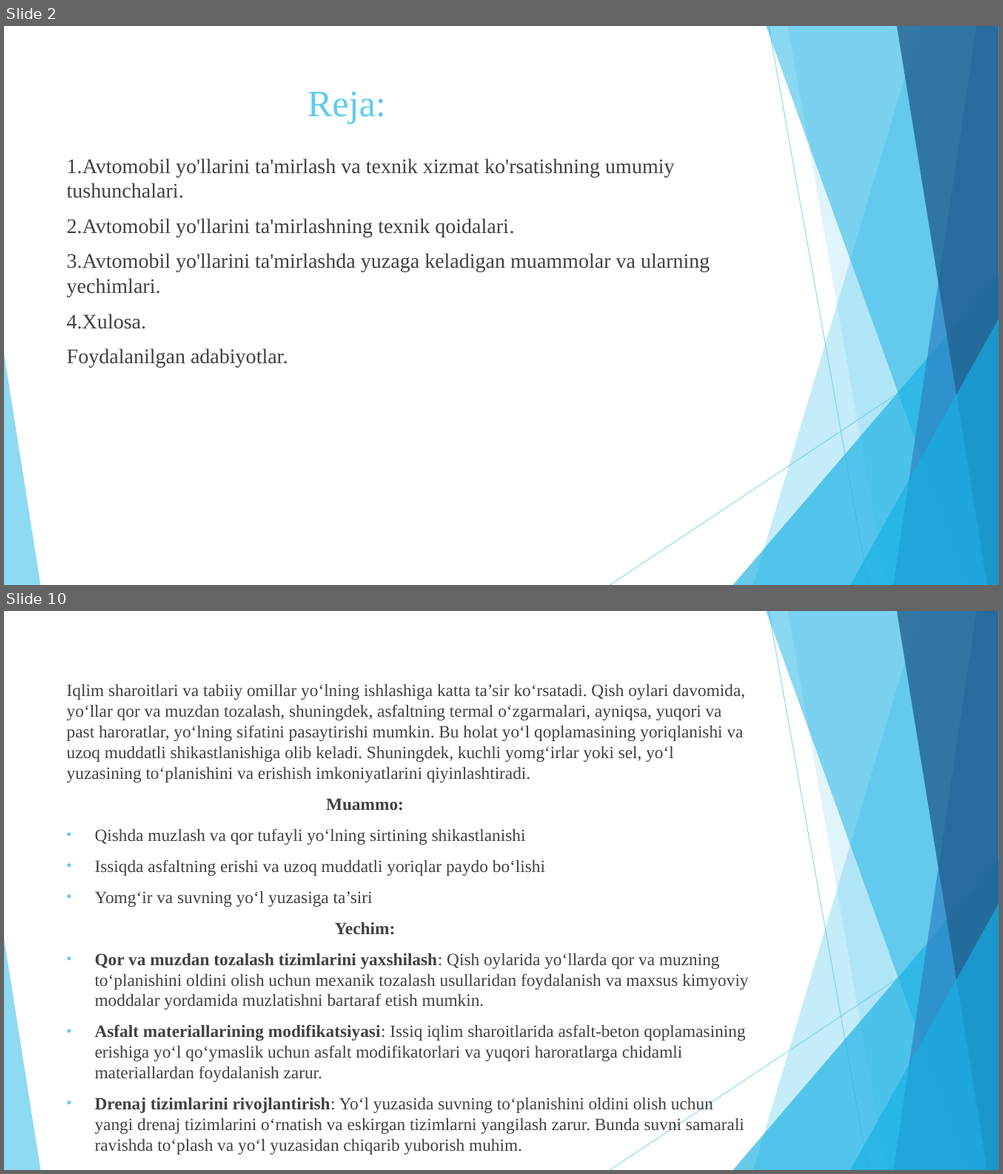
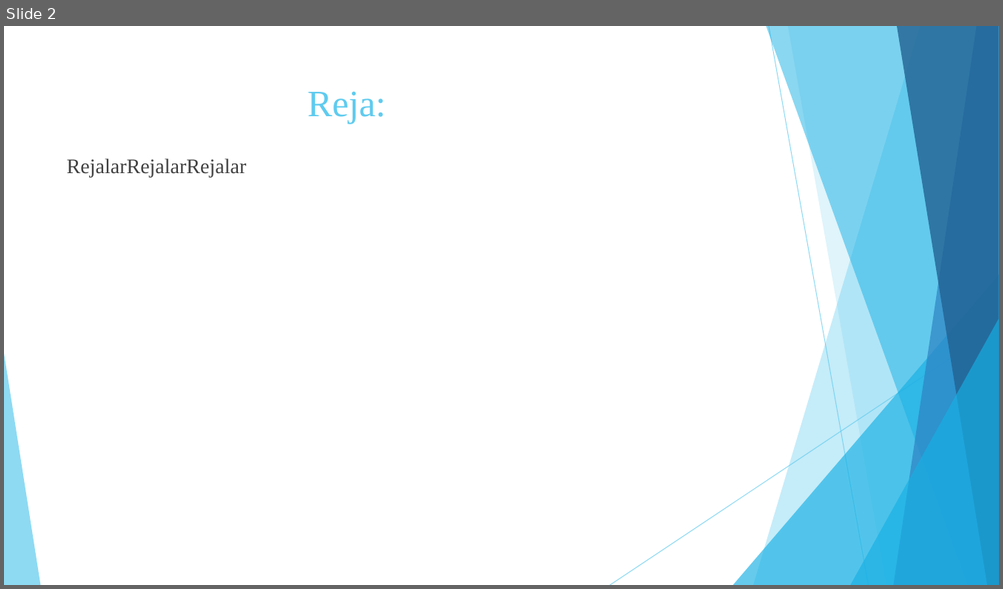
Before and after one commit to AmirjonKarimov2007/ai_bot, a slide deck: bot/slaydlar/shablon_1.pptx. Shown one above the other, each under a label of ours: slides 2 and 10 before the commit, slide 2 after it; the slides between them are not shown. The pictures are 1003x1174 and 1003x589 pixels, drawn with LibreOffice and Linux fonts; fonts in the diff are those of the drawing. Boxes give left, top, right and bottom in pixels: in the first picture for what was removed or moved away, otherwise in the second. Text is boxed around its words. In the diff, an @@ line names an element or a change of style, - is before the commit and + after.

```diff
--- a/bot/slaydlar/shablon_1.pptx
+++ b/bot/slaydlar/shablon_1.pptx
@@ slide 10 removed at [4, 611, 999, 1170], background #FFFFFF; not listed: 10 template elements that a slide beside it also shows @@
@@ text removed at [67, 684, 748, 1155] @@
-Iqlim sharoitlari va tabiiy omillar yo‘lning ishlashiga katta ta’sir ko‘rsatadi. Qish oylari davomida, yo‘llar qor va muzdan tozalash, shuningdek, asfaltning termal o‘zgarmalari, ayniqsa, yuqori va past haroratlar, yo‘lning sifatini pasaytirishi mumkin. Bu holat yo‘l qoplamasining yoriqlanishi va uzoq muddatli shikastlanishiga olib keladi. Shuningdek, kuchli yomg‘irlar yoki sel, yo‘l yuzasining to‘planishini va erishish imkoniyatlarini qiyinlashtiradi.
-Muammo:
-• Qishda muzlash va qor tufayli yo‘lning sirtining shikastlanishi
-• Issiqda asfaltning erishi va uzoq muddatli yoriqlar paydo bo‘lishi
-• Yomg‘ir va suvning yo‘l yuzasiga ta’siri
-Yechim:
-• Qor va muzdan tozalash tizimlarini yaxshilash: Qish oylarida yo‘llarda qor va muzning to‘planishini oldini olish uchun mexanik tozalash usullaridan foydalanish va maxsus kimyoviy moddalar yordamida muzlatishni bartaraf etish mumkin.
-• Asfalt materiallarining modifikatsiyasi: Issiq iqlim sharoitlarida asfalt-beton qoplamasining erishiga yo‘l qo‘ymaslik uchun asfalt modifikatorlari va yuqori haroratlarga chidamli materiallardan foydalanish zarur.
-• Drenaj tizimlarini rivojlantirish: Yo‘l yuzasida suvning to‘planishini oldini olish uchun yangi drenaj tizimlarini o‘rnatish va eskirgan tizimlarni yangilash zarur. Bunda suvni samarali ravishda to‘plash va yo‘l yuzasidan chiqarib yuborish muhim.
@@ slide 2 changed as well @@
@@ text at [67, 158, 247, 177]: text changed @@
-1.Avtomobil yo'llarini ta'mirlash va texnik xizmat ko'rsatishning umumiy tushunchalari.
-2.Avtomobil yo'llarini ta'mirlashning texnik qoidalari.
-3.Avtomobil yo'llarini ta'mirlashda yuzaga keladigan muammolar va ularning yechimlari.
-4.Xulosa.
-Foydalanilgan adabiyotlar.
+RejalarRejalarRejalar
```
Also in this commit, not shown: 2 other slides changed, 1 slide added, 8 other slides removed, 3 other files.
